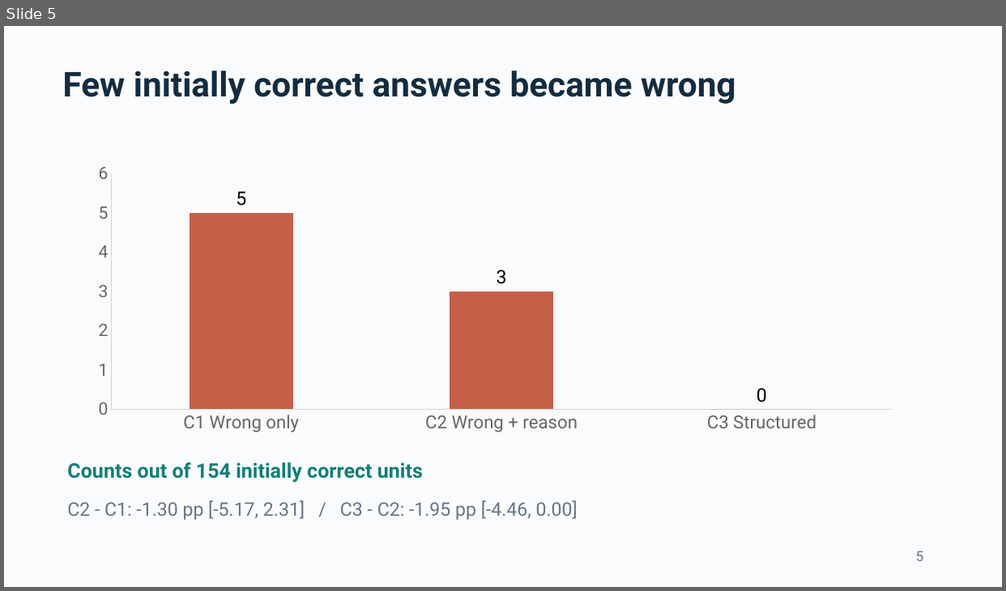
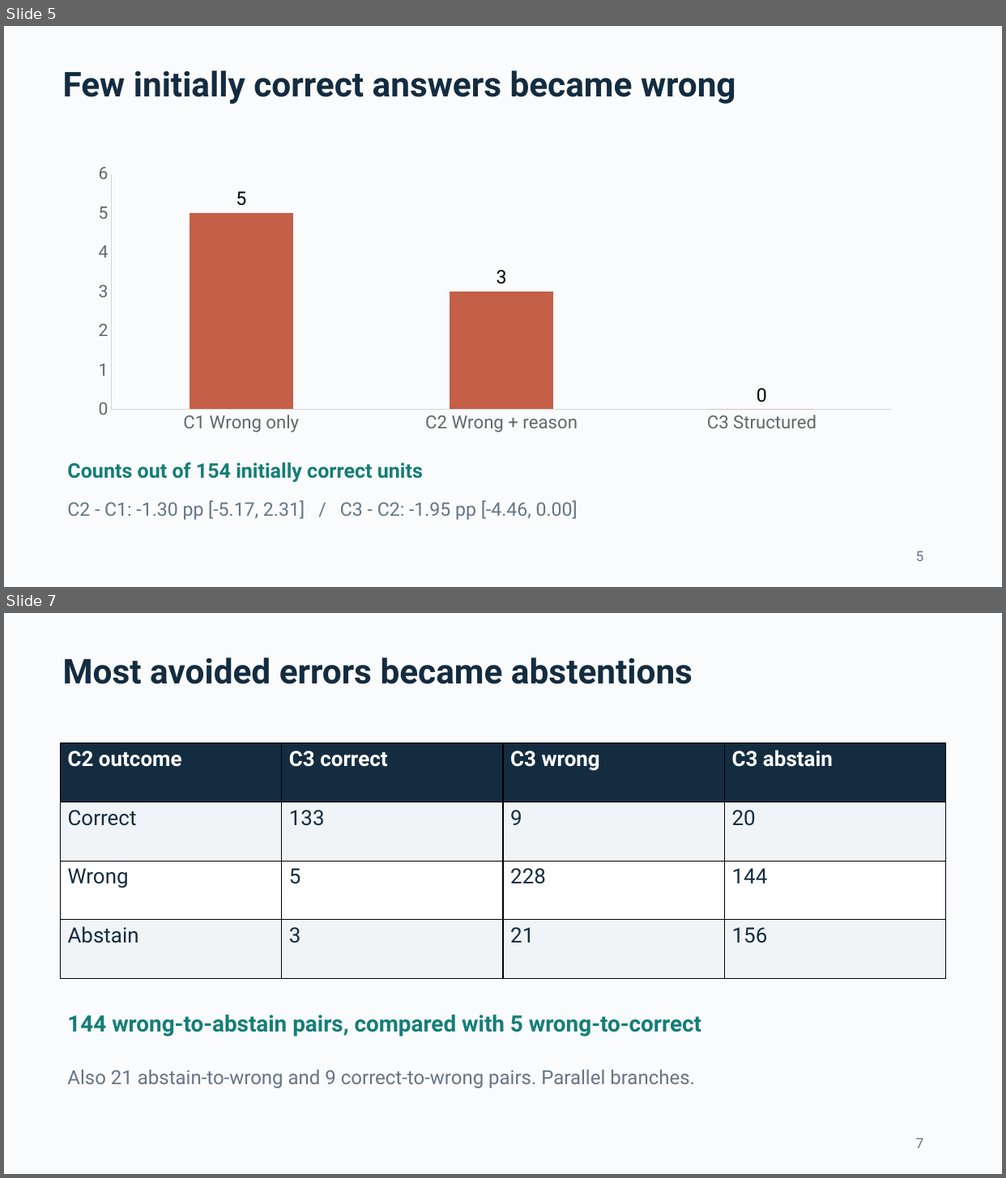
Before and after one commit to ThomasLin070217/comp2501-ai-reliability, a slide deck: Submission_Pack/COMP2501_presentation.pptx. Shown one above the other, each under a label of ours: slide 5 before the commit, slides 5 and 7 after it; the slides between them are not shown. The pictures are 1006x591 and 1006x1178 pixels, drawn with LibreOffice and Linux fonts; fonts in the diff are those of the drawing. Boxes give left, top, right and bottom in pixels: in the first picture for what was removed or moved away, otherwise in the second. Text is boxed around its words. In the diff, an @@ line names an element or a change of style, - is before the commit and + after.

```diff
--- a/Submission_Pack/COMP2501_presentation.pptx
+++ b/Submission_Pack/COMP2501_presentation.pptx
@@ slide 7 added at (4, 613, 1002, 1174), background #FAFBFD @@
@@ text added at (63, 658, 692, 684), 33 pt, text #142C40, bold @@
+Most avoided errors became abstentions
@@ table added at (60, 743, 947, 979), 4 rows, 4 columns @@
+C2 outcome | C3 correct | C3 wrong | C3 abstain
+Correct | 133 | 9 | 20
+Wrong | 5 | 228 | 144
+Abstain | 3 | 21 | 156
@@ text added at (67, 1015, 701, 1037), 21.8 pt, text #147E77, bold @@
+144 wrong-to-abstain pairs, compared with 5 wrong-to-correct
@@ text added at (67, 1070, 695, 1088), 18.8 pt, text #657586 @@
+Also 21 abstain-to-wrong and 9 correct-to-wrong pairs. Parallel branches.
@@ text added at (916, 1138, 924, 1148), 13.5 pt, text #657586 @@
+7
```
Also in this commit, not shown: 8 slides changed, 4 other slides added, 1 slide removed, 20 other files.
